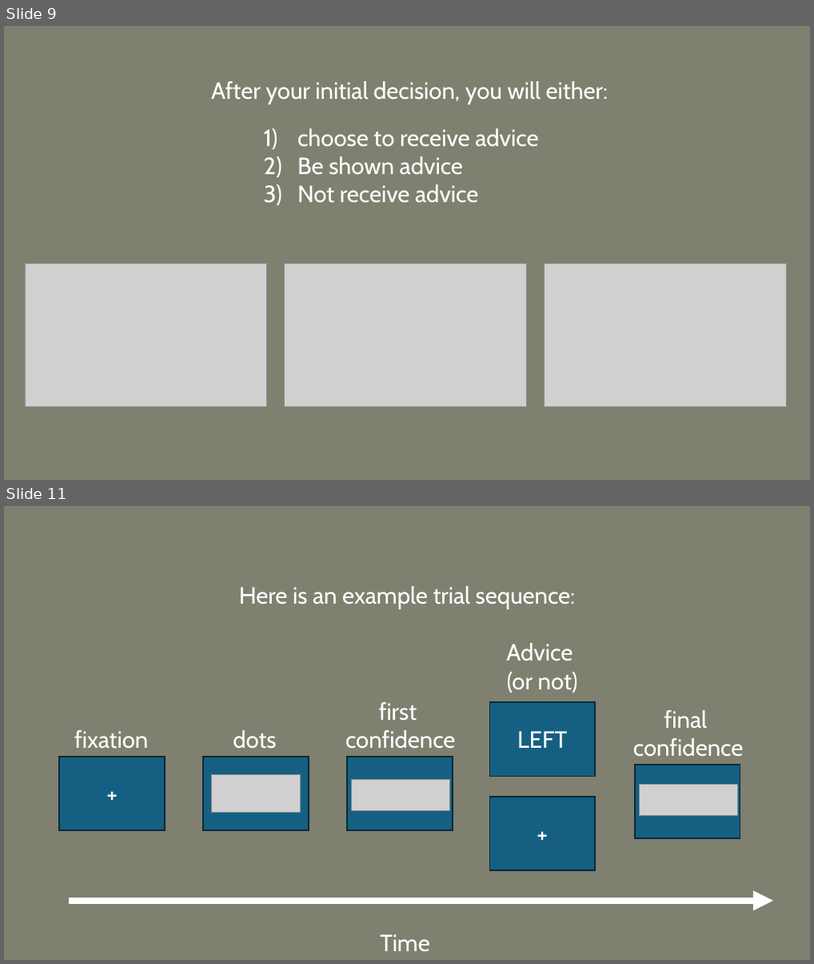
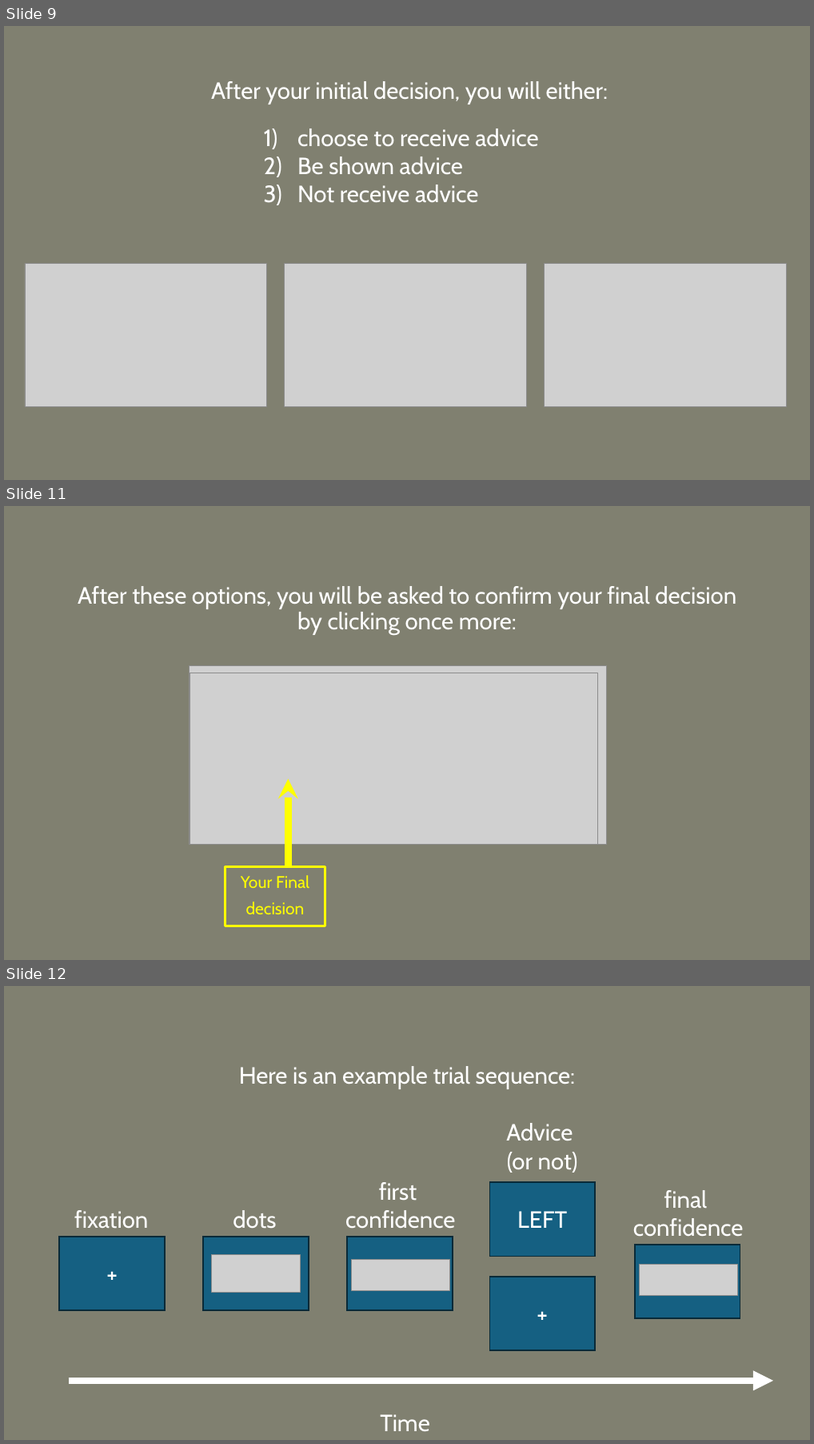
Before and after one commit to Davidson-MJ/js_ArtificialDotsAdvice, a slide deck: instruction-images/expInstructions.pptx. Shown one above the other, each under a label of ours: slides 9 and 11 before the commit, slides 9, 11 and 12 after it; the slides between them are not shown. The pictures are 814x964 and 814x1444 pixels, drawn with LibreOffice and Linux fonts; fonts in the diff are those of the drawing; grey boxes stand for pictures. Boxes give left, top, right and bottom in pixels: in the first picture for what was removed or moved away, otherwise in the second. Text is boxed around its words. In the diff, an @@ line names an element or a change of style, - is before the commit and + after.

```diff
--- a/instruction-images/expInstructions.pptx
+++ b/instruction-images/expInstructions.pptx
@@ slide 11 added at (4, 506, 810, 960), background #808070 @@
@@ text added at (78, 586, 737, 635), 28 pt, text #FFFFFF @@
+After these options, you will be asked to confirm your final decision by clicking once more:
@@ picture added at (189, 666, 607, 844) @@
@@ picture added at (190, 673, 598, 844) @@
@@ arrow added from (288, 867) to (288, 779), #FFFF00 8 pt @@
@@ rectangle added at (226, 867, 326, 925), fill #808070, outline #FFFF00 3 pt, 20 pt, text #FFFF00 @@
+Your Final
+decision
@@ what was slide 11 is now slide 12 @@
```
Also in this commit, not shown: 2 slides changed, 21 other files.
